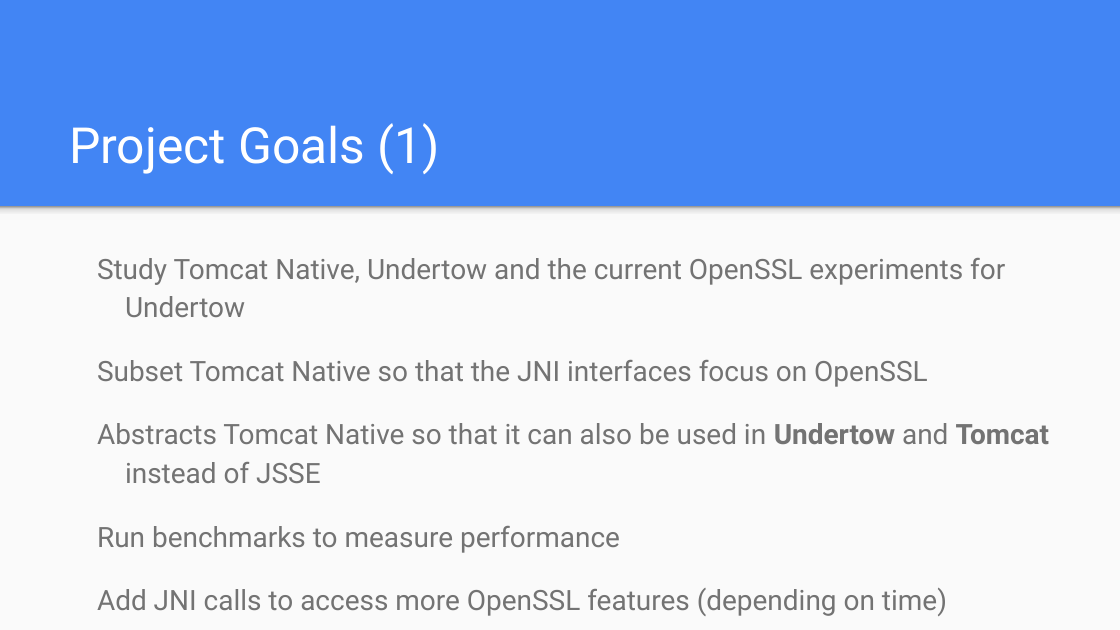
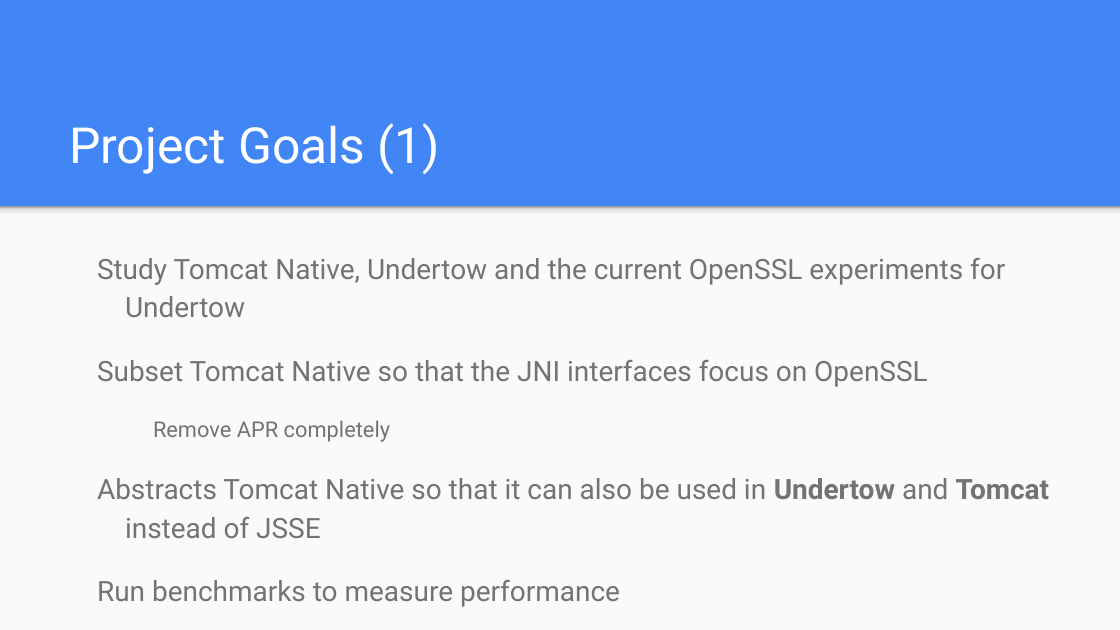
Before and after one commit to jocelynthode/tomcat-native2-doc, a slide deck: slide 6 of initial_presentation.pptx (slide 9 before the commit). Drawn at 1120x630 pixels with LibreOffice and Linux fonts; fonts in the diff are those of the drawing. Boxes give left, top, right and bottom in pixels: in the first picture for what was removed or moved away, otherwise in the second. Text is boxed around its words. In the diff, an @@ line names an element or a change of style, - is before the commit and + after.

```diff
--- a/initial_presentation.pptx
+++ b/initial_presentation.pptx
@@ text at bbox=[153, 420, 390, 442]: paragraph added @@
+  Remove APR completely
```
Also in this commit, not shown: 5 other slides changed, 3 slides removed, 1 other file.
